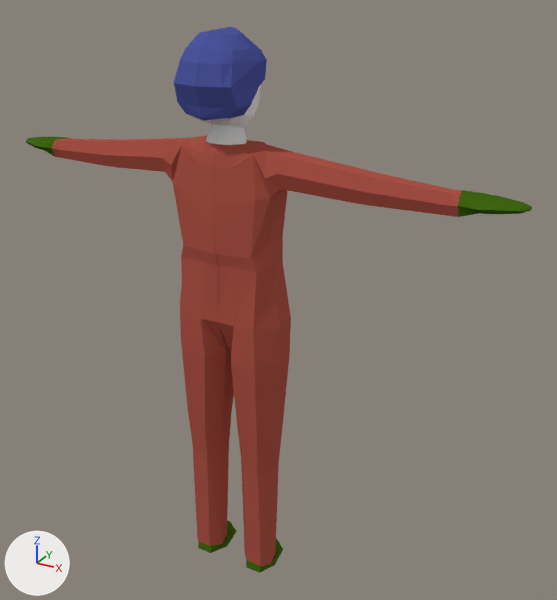
Two versions of the Blender file Assets/Models/dancer2.blend, one commit apart.
One viewpoint serves both versions: a camera (50 mm lens) standing at (13.2, -20.3, 21.7) and looking at (1.3, 1.3, 10.9). Arrows for +X, +Y and +Z are at lower left; the lights stay in place.

Names of what the first picture shows: 'Body'.
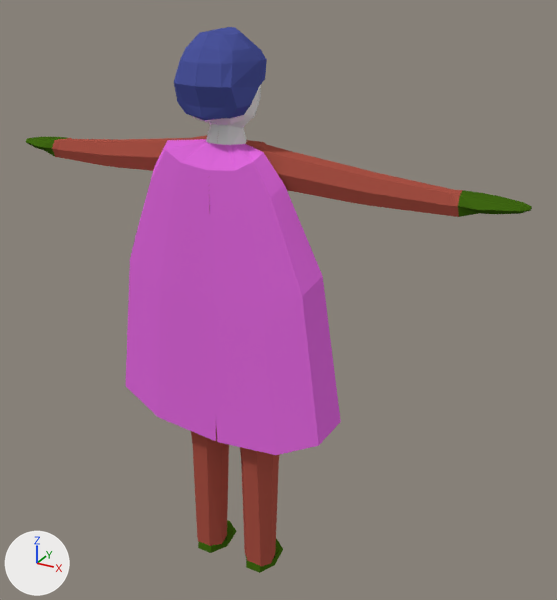
Boxes (x1, y1, x2, y2) around the edits, measured in the pictures (557 x 600 px):
part 1 of me_circle, added (pink): after (126, 139, 341, 455)

Patch to the scene script:
```diff
--- a/Assets/Models/dancer2.blend.py
+++ b/Assets/Models/dancer2.blend.py
@@ mat_material_005 @@
+mat_material_005 = diffuse_material('Material.005')
+mat_material_005.base_color = (0.8, 0.15, 0.773)  # pink #e76ce4
@@ me_circle @@
 me_circle.from_pydata(...)  # 210 vertices, 200 faces; spans x -0.1..9.4, y -1.4..1.7, z -3.2..16.5
 # used by ob_body; location = (0.0, 0.0, 3.34)
 # verts and faces of me_circle; kept vertices keep their numbers, new ones are numbered from 210
 # before: 124 (0.0, -0.3, 13.2) at pixel (215, 144), 125 (0.3, -0.3, 13.2) at pixel (225, 145), 126 (0.5, -0.2, 13.2) at pixel (232, 144), 127 (0.7, 0.2, 13.1) at pixel (245, 143)
+# me_circle part 1
+verts[210] = (1.0, -0.9, 12.6)  # pixel (235, 170)
+verts[211] = (0.0, -0.8, 12.4)  # pixel (208, 170)
+verts[212] = (1.8, -0.5, 13.1)  # pixel (263, 152)
+verts[213] = (1.6, -0.8, 12.9)  # pixel (253, 161)
+verts[214] = (1.4, -0.9, 11.4)  # pixel (245, 208)
+verts[215] = (0.0, -0.8, 11.3)  # pixel (209, 207)
+verts[216] = (2.4, -0.4, 12.2)  # pixel (284, 184)
+verts[217] = (2.2, -0.8, 11.9)  # pixel (270, 197)
+verts[218] = (2.0, -1.0, 8.2)  # pixel (263, 310)
+verts[219] = (-0.1, -0.9, 7.9)  # pixel (209, 304)
+verts[220] = (3.7, -0.2, 9.4)  # pixel (322, 276)
+verts[221] = (3.3, -0.9, 8.9)  # pixel (302, 296)
+verts[222] = (2.5, -1.0, 2.9)  # pixel (276, 455)
+verts[223] = (0.0, -0.9, 2.6)  # pixel (217, 441)
+verts[224] = (4.4, -0.1, 4.3)  # pixel (340, 421)
+verts[225] = (4.0, -0.9, 3.7)  # pixel (318, 445)
+faces += [(124, 211, 210, 125), (125, 210, 213, 126), (126, 213, 212, 127), (212, 213, 217, 216), (210, 211, 215, 214), (210, 214, 217, 213)]  # mat_material_005 (pink #e76ce4)
+faces += [(216, 217, 221, 220), (214, 215, 219, 218), (214, 218, 221, 217), (220, 221, 225, 224), (218, 219, 223, 222), (218, 222, 225, 221)]  # mat_material_005 (pink #e76ce4)
 me_circle.materials.append(mat_material_001)
@@ me_circle @@
 me_circle.materials.append(mat_material_004)
+me_circle.materials.append(mat_material_005)  # pink #e76ce4
```
